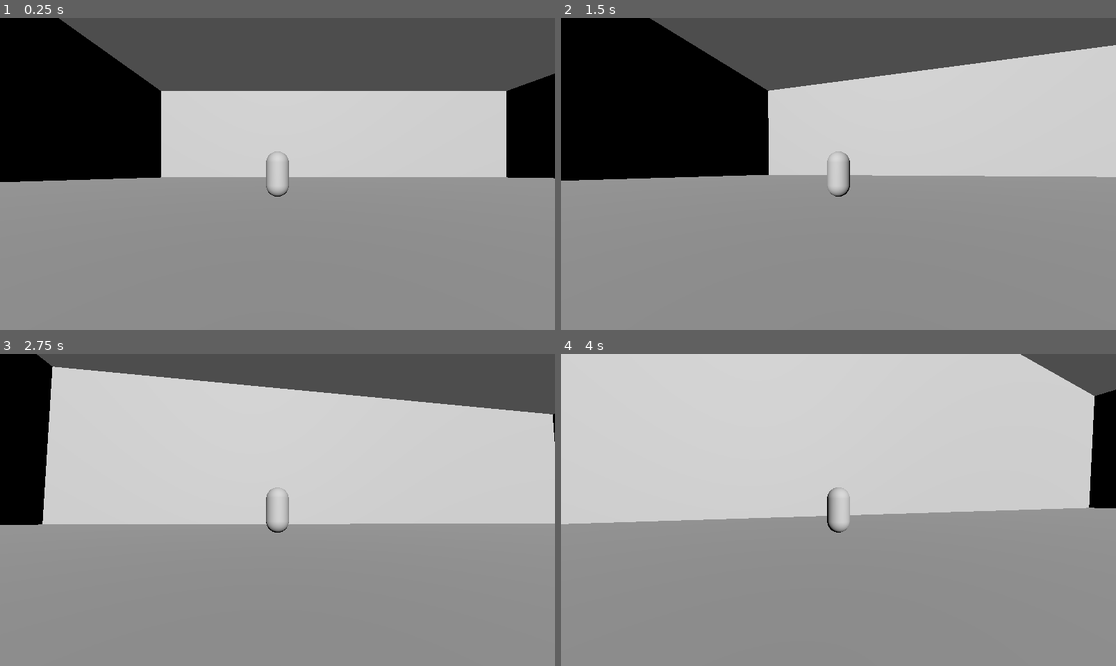
Above: before the commit, frames 1-4 (two rows, left to right).
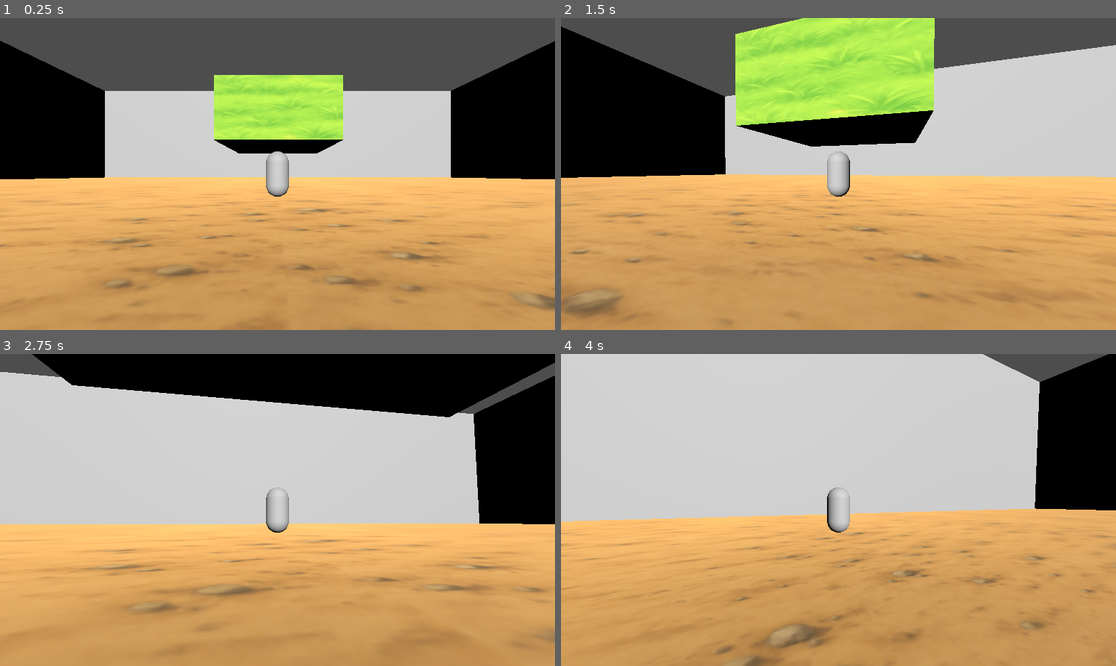
Above: after the commit, the same moments.

Repository: swstevens/3d-3rd-person-godot-controller
Game: Godot game, scene res://entities/test_platforms.tscn
Same seed, same stepped clock (60 frames per second), same inputs: the game is played once before the commit and once after it. The project has no main scene, so this scene is started directly.
Inputs (mouse positions are in pixels of both pictures, inside the frame that each line leads up to):
- Up to frame 1 (0.25 s): no input
- Up to frame 2 (1.5 s): tap Enter (ui_accept) at 0.5, 0.77 s; move the mouse to (866, 174) at 0.52 s; hold Shift (run) 0.53-1.28 s; hold Up (ui_up) from 0.53 s (still down); move the mouse to (810, 174) at 1.27 s; tap Shift (run) at 1.35 s
- Up to frame 3 (2.75 s): keep holding Up (ui_up); tap Enter (ui_accept) at 1.52 s; move the mouse to (288, 503) at 2.02 s; hold Shift (run) from 2.03 s (still down)
- Up to frame 4 (4 s): keep holding Up (ui_up); move the mouse to (832, 516) at 2.77 s; release Shift (run) at 2.78 s; tap Shift (run) at 2.85 s; tap Enter (ui_accept) at 3.02, 3.77 s; move the mouse to (877, 513) at 3.52 s; hold Shift (run) from 3.53 s (still down)

The runs differ from the first frame. In frame 1, 64% of the frame differs, in the area x 0-100%, y 0-100%; in frame 2, 67%; in frame 3, 69%; in frame 4, 54%.

Commit message:
trying out some texture stuff

Diff:
--- a/new-game-project/entities/test_platforms.tscn
+++ b/new-game-project/entities/test_platforms.tscn
@@ -1,9 +1,15 @@
-[gd_scene load_steps=11 format=3 uid="uid://ds1flstwtl7et"]
+[gd_scene load_steps=18 format=3 uid="uid://ds1flstwtl7et"]
 
+[ext_resource type="Texture2D" uid="uid://derug381a44lq" path="res://textures/compressed dirt.png" id="1_31xdh"]
 [ext_resource type="PackedScene" uid="uid://om4gm3wbxoiu" path="res://entities/player_new/Player.tscn" id="1_atr4g"]
+[ext_resource type="Texture2D" uid="uid://bihs0y6r58p1i" path="res://textures/compressed grass.png" id="3_fkfr3"]
 
 [sub_resource type="BoxShape3D" id="BoxShape3D_atr4g"]
 size = Vector3(100, 0.1, 100)
+
+[sub_resource type="StandardMaterial3D" id="StandardMaterial3D_fkfr3"]
+albedo_texture = ExtResource("1_31xdh")
+uv1_scale = Vector3(10, 10, 10)
 
 [sub_resource type="PlaneMesh" id="PlaneMesh_31xdh"]
 size = Vector2(100, 100)
@@ -35,6 +41,18 @@
 size = Vector2(100, 50)
 orientation = 2
 
+[sub_resource type="BoxShape3D" id="BoxShape3D_fkfr3"]
+size = Vector3(10, 5, 10)
+
+[sub_resource type="StandardMaterial3D" id="StandardMaterial3D_5f5cl"]
+albedo_texture = ExtResource("3_fkfr3")
+
+[sub_resource type="BoxMesh" id="BoxMesh_5f5cl"]
+size = Vector3(10, 5, 10)
+
+[sub_resource type="StandardMaterial3D" id="StandardMaterial3D_rd5c7"]
+albedo_texture = ExtResource("3_fkfr3")
+
 [node name="Node3D" type="Node3D"]
 
 [node name="floor" type="StaticBody3D" parent="."]
@@ -44,6 +62,7 @@
 shape = SubResource("BoxShape3D_atr4g")
 
 [node name="MeshInstance3D" type="MeshInstance3D" parent="floor"]
+material_override = SubResource("StandardMaterial3D_fkfr3")
 mesh = SubResource("PlaneMesh_31xdh")
 skeleton = NodePath("../..")
 
@@ -92,4 +111,24 @@
 light_energy = 2.219
 
 [node name="Player" parent="." instance=ExtResource("1_atr4g")]
-transform = Transform3D(1, 0, 0, 0, 1, 0, 0, 0, 1, -16.2731, 1, -0.161777)
+transform = Transform3D(1, 0, 0, 0, 1, 0, 0, 0, 1, -0.0780125, 1, -0.161777)
+
+[node name="StaticBody3D" type="StaticBody3D" parent="."]
+transform = Transform3D(1, 0, 0, 0, 1, 0, 0, 0, 1, 0, 1.09696, 8.19796)
+
+[node name="CollisionShape3D" type="CollisionShape3D" parent="StaticBody3D"]
+shape = SubResource("BoxShape3D_fkfr3")
+
+[node name="MeshInstance3D" type="MeshInstance3D" parent="StaticBody3D"]
+material_override = SubResource("StandardMaterial3D_5f5cl")
+mesh = SubResource("BoxMesh_5f5cl")
+
+[node name="StaticBody3D2" type="StaticBody3D" parent="."]
+transform = Transform3D(1, 0, 0, 0, 1, 0, 0, 0, 1, 0, 6.12896, -11.8396)
+
+[node name="CollisionShape3D" type="CollisionShape3D" parent="StaticBody3D2"]
+shape = SubResource("BoxShape3D_fkfr3")
+
+[node name="MeshInstance3D" type="MeshInstance3D" parent="StaticBody3D2"]
+material_override = SubResource("StandardMaterial3D_rd5c7")
+mesh = SubResource("BoxMesh_5f5cl")
--- /dev/null
+++ b/new-game-project/textures/new_texture_2drd.tres
@@ -0,0 +1,3 @@
+[gd_resource type="Texture2DRD" format=3 uid="uid://neo7i4dxp026"]
+
+[resource]
Binary file added: new-game-project/textures/compressed dirt.png
Not shown, added: new-game-project/textures/compressed dirt.png.import
Binary file added: new-game-project/textures/compressed grass.png
Not shown, added: new-game-project/textures/compressed grass.png.import
